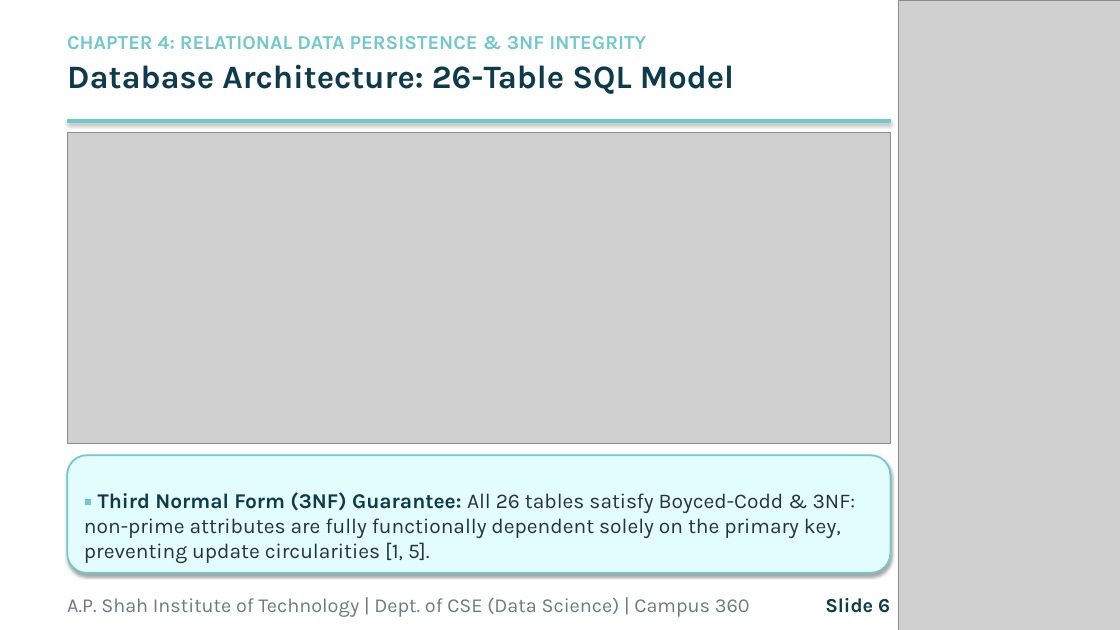
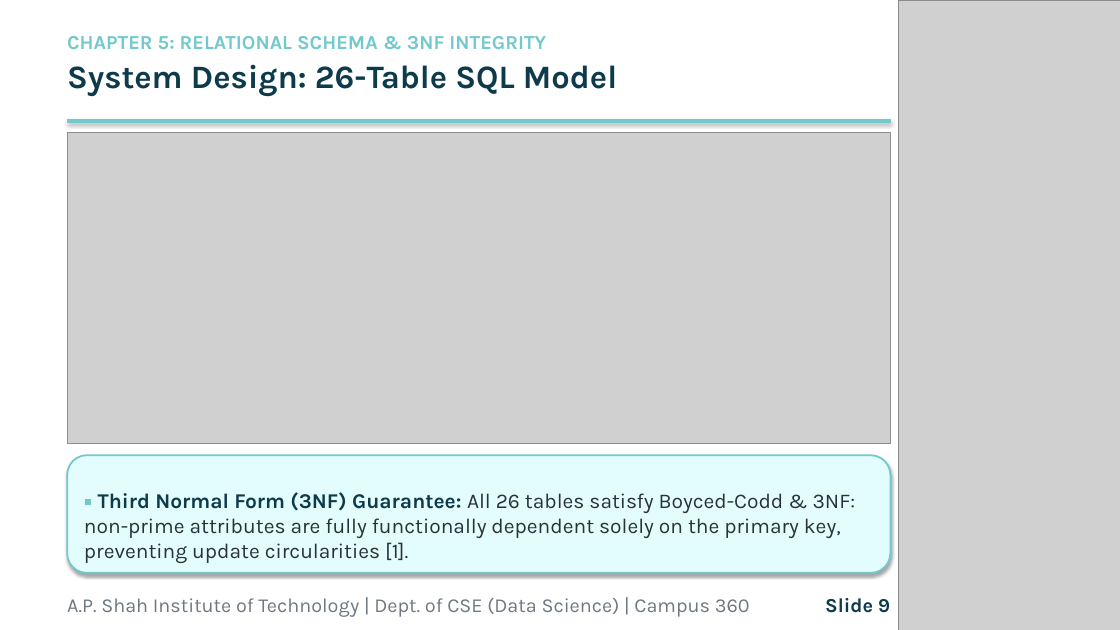
Before and after one commit to Jain07Himanshu/Campus-360, a slide deck: slide 9 of docs/Campus_360_Presentation.pptx (slide 6 before the commit). Drawn at 1120x630 pixels with LibreOffice and Linux fonts; fonts in the diff are those of the drawing; grey boxes stand for pictures. Boxes give left, top, right and bottom in pixels: in the first picture for what was removed or moved away, otherwise in the second. Text is boxed around its words. In the diff, an @@ line names an element or a change of style, - is before the commit and + after.

```diff
--- a/docs/Campus_360_Presentation.pptx
+++ b/docs/Campus_360_Presentation.pptx
@@ text at (x1=67, y1=36, x2=617, y2=97): text changed @@
-CHAPTER 4: RELATIONAL DATA PERSISTENCE & 3NF INTEGRITY
-Database Architecture: 26-Table SQL Model
+CHAPTER 5: RELATIONAL SCHEMA & 3NF INTEGRITY
+System Design: 26-Table SQL Model
@@ text at (x1=84, y1=492, x2=856, y2=563): text changed @@
-▪ Third Normal Form (3NF) Guarantee: All 26 tables satisfy Boyced-Codd & 3NF: non-prime attributes are fully functionally dependent solely on the primary key, preventing update circularities [1, 5].
+▪ Third Normal Form (3NF) Guarantee: All 26 tables satisfy Boyced-Codd & 3NF: non-prime attributes are fully functionally dependent solely on the primary key, preventing update circularities [1].
@@ text at (x1=825, y1=598, x2=890, y2=613): text changed @@
-Slide 6
+Slide 9
```
Also in this commit, not shown: 11 other slides changed, 9 slides added, 3 slides removed, 4 other files.
